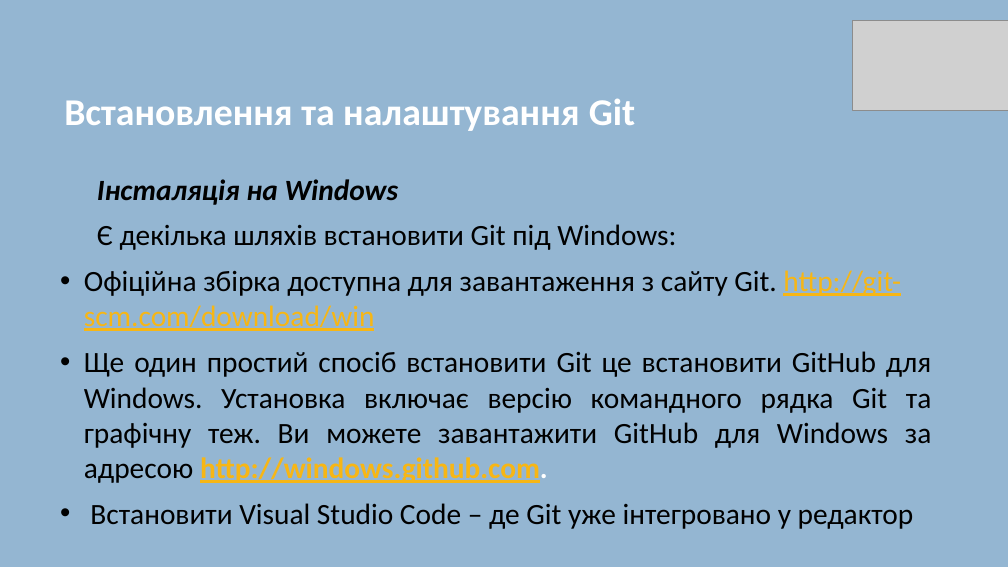
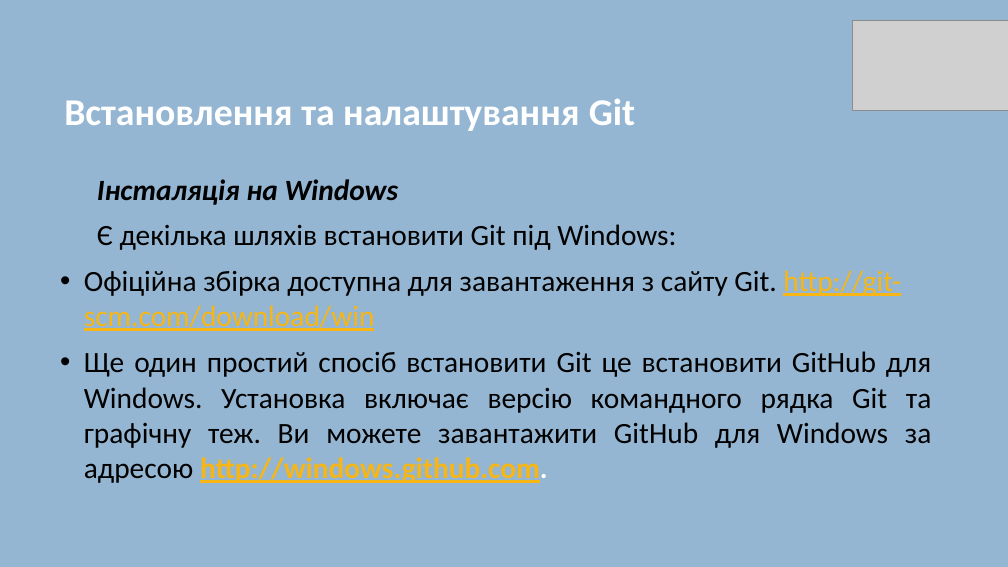
Before and after one commit to Volodymyr-Kachurivskyi/Learn_BS, a slide deck: slide 4 of Lectures/Lecture#3-Git.pptx. Drawn at 1008x567 pixels with LibreOffice and Linux fonts; fonts in the diff are those of the drawing; grey boxes stand for pictures; background and template pictures are left out. Boxes give left, top, right and bottom in pixels: in the first picture for what was removed or moved away, otherwise in the second. Text is boxed around its words. In the diff, an @@ line names an element or a change of style, - is before the commit and + after.

```diff
--- a/Lectures/Lecture#3-Git.pptx
+++ b/Lectures/Lecture#3-Git.pptx
@@ text at <box>90,503,914,529</box>: paragraph removed @@
-• Встановити Visual Studio Code – де Git уже інтегровано у редактор
```
Also in this commit, not shown: 1 other slide changed.
